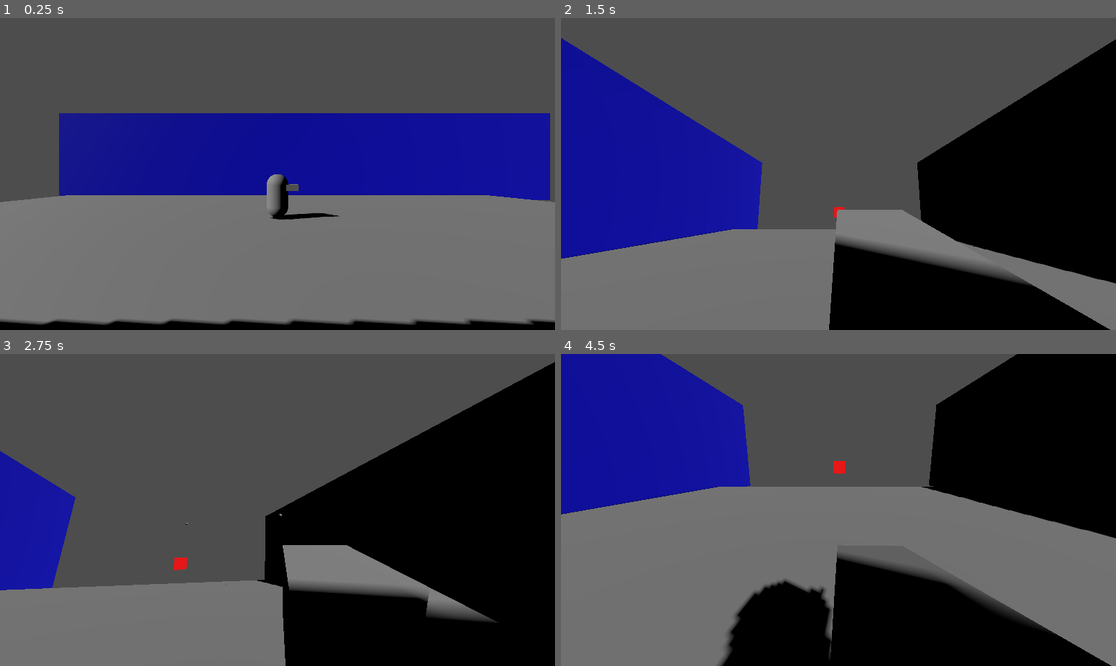
Above: before the commit, frames 1-4 (two rows, left to right).
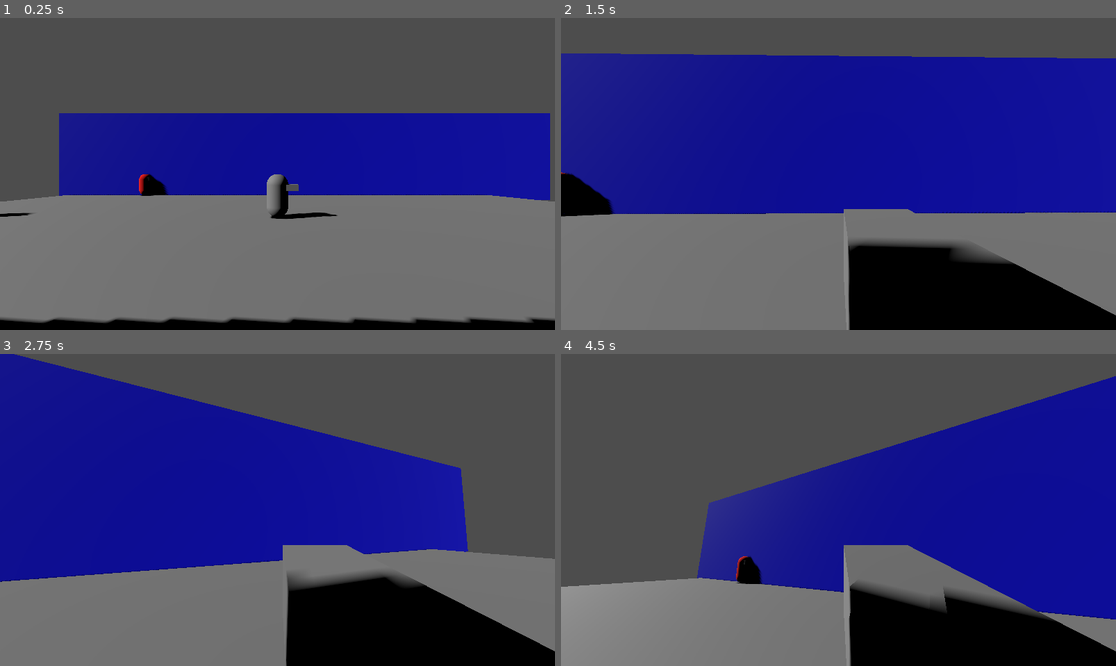
Above: after the commit, the same moments.

Repository: dama33/New-Game-Project
Game: Godot game, scene res://level.tscn
Same seed, same stepped clock (60 frames per second), same inputs: the game is played once before the commit and once after it.
Inputs (mouse positions are in pixels of both pictures, inside the frame that each line leads up to):
- Up to frame 1 (0.25 s): no input
- Up to frame 2 (1.5 s): tap Enter at 0.5 s; move the mouse to (960, 158) at 0.52 s; hold D (right) 0.53-1.28 s; right-click (960, 158) at 0.6 s; tap Space (jump) at 0.77, 1.07 s; tap Ctrl (change_side_view) at 0.8, 1.35 s; move the mouse to (810, 174) at 1.27 s; hold A (left) from 1.28 s (still down)
- Up to frame 3 (2.75 s): tap Space (jump) at 1.52, 1.82, 2.3 s; click (249, 510) at 1.55 s; move the mouse to (288, 503) at 2.02 s; release A (left) at 2.03 s; hold D (right) from 2.03 s (still down); click (288, 503) at 2.1 s
- Up to frame 4 (4.5 s): tap Space (jump) at 2.75, 2.85, 3.02, 3.32, 3.77, 4.07 s; move the mouse to (832, 516) at 2.77 s; right-click (832, 516) at 3.05 s; move the mouse to (1005, 556) at 3.52 s; release D (right) at 3.53 s; hold A (left) from 3.53 s (still down); right-click (1005, 556) at 3.6 s; tap Ctrl (change_side_view) at 3.8, 4.35 s; move the mouse to (794, 506) at 4.27 s

The runs differ from the first frame. In frame 1, 1.7% of the frame differs, in the area x 0-100%, y 49-99%; in frame 2, 51%; in frame 3, 57%; in frame 4, 69%, in the area x 0-100%, y 0-100%.

Commit message:
created enemies and changed the collision layers

Diff:
--- a/block.tscn
+++ b/block.tscn
@@ -22,6 +22,8 @@
 [node name="HealthComponent" parent="." instance=ExtResource("2_mk58r")]
 
 [node name="HurtboxComponent" parent="." node_paths=PackedStringArray("health_component") instance=ExtResource("3_e2bb5")]
+collision_layer = 0
+collision_mask = 4
 health_component = NodePath("../HealthComponent")
 
 [node name="Hurtbox" type="CollisionShape3D" parent="HurtboxComponent"]
--- a/bullet.tscn
+++ b/bullet.tscn
@@ -8,6 +8,8 @@
 radius = 0.211089
 
 [node name="Bullet" type="Area3D"]
+collision_layer = 0
+collision_mask = 0
 script = ExtResource("1_v7oki")
 
 [node name="MeshInstance3D" type="MeshInstance3D" parent="."]
--- a/button.tscn
+++ b/button.tscn
@@ -24,6 +24,8 @@
 
 [node name="HurtboxComponent" type="Area3D" parent="."]
 transform = Transform3D(-4.37114e-08, -1, 0, 1, -4.37114e-08, 0, 0, 0, 1, 0.438036, 0, 0)
+collision_layer = 0
+collision_mask = 4
 script = ExtResource("1_r04n3")
 
 [node name="CollisionShape3D" type="CollisionShape3D" parent="HurtboxComponent"]
--- /dev/null
+++ b/components/shooting_component.gd
@@ -0,0 +1,14 @@
+extends Marker3D
+class_name ShootingComponent
+
+var bullet: Bullet
+
+func shoot(is_player:bool):
+	bullet = Global.bullet_scene.instantiate()
+	if(is_player):
+		bullet.set_collision_layer_value(3, true)
+	else:
+		bullet.set_collision_layer_value(2, true)
+	bullet.position = global_position
+	bullet.transform.basis = global_transform.basis
+	get_tree().root.add_child(bullet)
--- a/shooting_component.tscn
+++ b/components/shooting_component.tscn
@@ -1,6 +1,6 @@
 [gd_scene load_steps=2 format=3 uid="uid://dxt17lyntbm02"]
 
-[ext_resource type="Script" uid="uid://cfp7mqofhq2bo" path="res://shooting_component.gd" id="1_purqo"]
+[ext_resource type="Script" uid="uid://cfp7mqofhq2bo" path="res://components/shooting_component.gd" id="1_purqo"]
 
 [node name="ShootingComponent" type="Marker3D"]
 script = ExtResource("1_purqo")
--- a/enemy.gd
+++ b/enemy.gd
@@ -1,7 +1,57 @@
 extends CharacterBody3D
 
+var aggro_target: Node
+var shot_count: int
+var state: State
+@export var health: int
+@export var shooting_component: ShootingComponent
+@export var hurtbox_component: HurtboxComponent
+@export var ammo: int
+@export var shot_time: float
+@export var reload_time: float
+
+enum State {
+	IDLE,
+	RELOADING,
+	SHOOTING
+}
+
 func _ready() -> void:
-	print()
+	aggro_target = null
+	shot_count = 0
+	state = State.IDLE
+	%ReloadTimer.wait_time = reload_time
+	%ShotTimer.wait_time = shot_time
+
 
 func _process(delta: float) -> void:
-	print()
+	if(state == State.RELOADING && %ReloadTimer.is_stopped()):
+		%ReloadTimer.start()
+	if aggro_target != null:
+		$Node3D.look_at(aggro_target.global_position)
+		if(state != State.RELOADING && %ShotTimer.is_stopped()):
+			print("shot count:" , shot_count)
+			shooting_component.shoot(false)
+			%ShotTimer.start()
+
+func _on_aggro_range_area_entered(area: Area3D) -> void:
+	if area != hurtbox_component && area.collision_layer==1:
+		aggro_target = area
+		state = State.SHOOTING
+
+func _on_aggro_range_area_shape_exited(area_rid: RID, area: Area3D, area_shape_index: int, local_shape_index: int) -> void:
+	aggro_target = null
+	shot_count = 0
+	state = State.IDLE
+
+
+func _on_reload_timer_timeout() -> void:
+	shot_count = 0
+	state = State.SHOOTING
+
+
+func _on_shot_timer_timeout() -> void:
+	if(shot_count >= ammo):
+		state = State.RELOADING
+	else:
+		shot_count+=1
--- a/enemy.tscn
+++ b/enemy.tscn
@@ -1,11 +1,13 @@
-[gd_scene load_steps=9 format=3 uid="uid://c3q3v5r6nduqo"]
+[gd_scene load_steps=12 format=3 uid="uid://c3q3v5r6nduqo"]
 
 [ext_resource type="Script" uid="uid://dtqjoscamhgfv" path="res://components/health_component.gd" id="1_4gyqm"]
 [ext_resource type="Script" uid="uid://ojvdo3w35xgf" path="res://enemy.gd" id="1_iifgy"]
-[ext_resource type="Script" uid="uid://2r3m2jbolk7a" path="res://components/hurtbox_component.gd" id="2_qi2p4"]
-[ext_resource type="Script" uid="uid://cfp7mqofhq2bo" path="res://shooting_component.gd" id="3_qi2p4"]
+[ext_resource type="Script" uid="uid://cfp7mqofhq2bo" path="res://components/shooting_component.gd" id="3_qi2p4"]
+[ext_resource type="PackedScene" uid="uid://d036qgb15y0tm" path="res://components/hurtbox_component.tscn" id="4_iifgy"]
 
 [sub_resource type="CapsuleShape3D" id="CapsuleShape3D_iifgy"]
+
+[sub_resource type="CapsuleShape3D" id="CapsuleShape3D_epg4t"]
 
 [sub_resource type="StandardMaterial3D" id="StandardMaterial3D_epg4t"]
 albedo_color = Color(1, 0, 0, 1)
@@ -13,29 +15,72 @@
 [sub_resource type="CapsuleMesh" id="CapsuleMesh_3yqyl"]
 material = SubResource("StandardMaterial3D_epg4t")
 
-[sub_resource type="CapsuleShape3D" id="CapsuleShape3D_wujgv"]
+[sub_resource type="StandardMaterial3D" id="StandardMaterial3D_iifgy"]
+albedo_color = Color(0, 0, 0, 1)
 
-[node name="Enemy" type="CharacterBody3D"]
+[sub_resource type="BoxMesh" id="BoxMesh_epg4t"]
+material = SubResource("StandardMaterial3D_iifgy")
+
+[sub_resource type="BoxShape3D" id="BoxShape3D_iifgy"]
+size = Vector3(73.0361, 6.7793, 21.8772)
+
+[node name="Enemy" type="CharacterBody3D" node_paths=PackedStringArray("shooting_component", "hurtbox_component")]
 script = ExtResource("1_iifgy")
+health = 10
+shooting_component = NodePath("Node3D/ShootingComponent")
+hurtbox_component = NodePath("HurtboxComponent")
 
 [node name="CollisionShape3D" type="CollisionShape3D" parent="."]
 shape = SubResource("CapsuleShape3D_iifgy")
-
-[node name="MeshInstance3D" type="MeshInstance3D" parent="."]
-mesh = SubResource("CapsuleMesh_3yqyl")
 
 [node name="HealthComponent" type="Node3D" parent="."]
 script = ExtResource("1_4gyqm")
 metadata/_custom_type_script = "uid://dtqjoscamhgfv"
 
-[node name="HurtboxComponent" type="Area3D" parent="." node_paths=PackedStringArray("health_component")]
-script = ExtResource("2_qi2p4")
+[node name="HurtboxComponent" parent="." node_paths=PackedStringArray("health_component") instance=ExtResource("4_iifgy")]
+collision_layer = 0
+collision_mask = 4
 health_component = NodePath("../HealthComponent")
-metadata/_custom_type_script = "uid://2r3m2jbolk7a"
 
-[node name="CollisionShape3D" type="CollisionShape3D" parent="HurtboxComponent"]
-shape = SubResource("CapsuleShape3D_wujgv")
+[node name="CollisionShape3D" parent="HurtboxComponent" index="0"]
+shape = SubResource("CapsuleShape3D_epg4t")
 
-[node name="ShootingComponent" type="Marker3D" parent="."]
+[node name="Node3D" type="Node3D" parent="."]
+
+[node name="MeshInstance3D" type="MeshInstance3D" parent="Node3D"]
+mesh = SubResource("CapsuleMesh_3yqyl")
+skeleton = NodePath("../..")
+
+[node name="ShootingComponent" type="Marker3D" parent="Node3D"]
+transform = Transform3D(1, 0, 0, 0, 1, 0, 0, 0, 1, 0, 0.488852, -0.561637)
 script = ExtResource("3_qi2p4")
 metadata/_custom_type_script = "uid://cfp7mqofhq2bo"
+
+[node name="MeshInstance3D2" type="MeshInstance3D" parent="Node3D"]
+transform = Transform3D(0.605, 0, 0, 0, 0.335, 0, 0, 0, 0.605, 0, 0.536015, -0.254073)
+mesh = SubResource("BoxMesh_epg4t")
+skeleton = NodePath("../..")
+
+[node name="ReloadTimer" type="Timer" parent="Node3D"]
+unique_name_in_owner = true
+wait_time = 4.0
+one_shot = true
+
+[node name="ShotTimer" type="Timer" parent="Node3D"]
+unique_name_in_owner = true
+wait_time = 0.05
+one_shot = true
+
+[node name="AggroRange" type="Area3D" parent="."]
+collision_layer = 0
+
+[node name="CollisionShape3D" type="CollisionShape3D" parent="AggroRange"]
+transform = Transform3D(1, 0, 0, 0, 1, 0, 0, 0, 1, 0.740921, 2.88965, -0.0845299)
+shape = SubResource("BoxShape3D_iifgy")
+
+[connection signal="timeout" from="Node3D/ReloadTimer" to="." method="_on_reload_timer_timeout"]
+[connection signal="timeout" from="Node3D/ShotTimer" to="." method="_on_shot_timer_timeout"]
+[connection signal="area_entered" from="AggroRange" to="." method="_on_aggro_range_area_entered"]
+[connection signal="area_shape_exited" from="AggroRange" to="." method="_on_aggro_range_area_shape_exited"]
+
+[editable path="HurtboxComponent"]
--- a/global.gd
+++ b/global.gd
@@ -1,2 +1,2 @@
 extends Node
-var bulletScene = preload("res://bullet.tscn")
+var bullet_scene = preload("res://bullet.tscn")
--- a/level.tscn
+++ b/level.tscn
@@ -1,9 +1,10 @@
-[gd_scene load_steps=9 format=3 uid="uid://bkldbtyq531v2"]
+[gd_scene load_steps=10 format=3 uid="uid://bkldbtyq531v2"]
 
 [ext_resource type="PackedScene" uid="uid://dnsvq2ljshwsf" path="res://player.tscn" id="1_u52ul"]
 [ext_resource type="PackedScene" uid="uid://7bumajleonjm" path="res://block.tscn" id="2_vonw3"]
 [ext_resource type="PackedScene" uid="uid://wjscx7l25mq2" path="res://button.tscn" id="3_f2txt"]
 [ext_resource type="PackedScene" uid="uid://dxqa3ofydqkqi" path="res://door.tscn" id="4_1ainy"]
+[ext_resource type="PackedScene" uid="uid://c3q3v5r6nduqo" path="res://enemy.tscn" id="5_f2txt"]
 
 [sub_resource type="BoxMesh" id="BoxMesh_vonw3"]
 size = Vector3(30, 2, 60)
@@ -55,4 +56,20 @@
 [node name="Door" parent="FrontWall" instance=ExtResource("4_1ainy")]
 transform = Transform3D(-8.74228e-08, 0, 2, 0, 2, 0, -2, 0, -8.74228e-08, -0.588095, -2.66196, -16.0562)
 
+[node name="Enemy" parent="." instance=ExtResource("5_f2txt")]
+transform = Transform3D(1, 0, 0, 0, 1, 0, 0, 0, 1, -9.67362, 0.981764, 12.3853)
+ammo = 20
+shot_time = 0.05
+reload_time = 4.0
+
+[node name="Enemy2" parent="." instance=ExtResource("5_f2txt")]
+transform = Transform3D(1, 0, 0, 0, 1, 0, 0, 0, 1, 0, 0.901309, 14.7875)
+health = 5
+ammo = 5
+shot_time = 0.5
+reload_time = 0.5
+
 [connection signal="button_activated" from="FrontWall/Button" to="FrontWall/Door" method="_on_button_button_activated"]
+
+[editable path="Enemy2"]
+[editable path="Enemy2/HurtboxComponent"]
--- a/player.gd
+++ b/player.gd
@@ -1,12 +1,11 @@
 extends CharacterBody3D
-@export var speed = 400
+var speed = 400
 @export var first_person_camera:Camera3D
 @export var level_camera:Camera3D
 @export var mouse_sensitivity = .005
 @export var pivot:Node3D
 @export var shooting_component: ShootingComponent
 
-var is_first_person:bool
 var is_foreground_view:bool
 var inputDirection = Vector3.ZERO
 var mouse_pos
@@ -14,11 +13,20 @@
 var final_rotation_y:float
 var camera_position
 var camera_rotation
+var gravity = -20
+var jump_velocity = 10
+var result
+var state: State
+
+enum State {
+	FIRST_PERSON,
+	THIRD_PERSON
+}
 
 func _ready() -> void:
 	level_camera.current = true
-	is_first_person = false
 	is_foreground_view = false
+	state = State.THIRD_PERSON
 	final_position_x = %LevelCamera.position.x
 	final_rotation_y = %LevelCamera.rotation.y
 	camera_position = %LevelCamera.position
@@ -26,51 +34,65 @@
 	Input.mouse_mode = Input.MOUSE_MODE_VISIBLE
 
 func _physics_process(delta: float) -> void:
-	if is_first_person:
+	if state == State.FIRST_PERSON:
 		inputDirection.z = 0
 	velocity.z = inputDirection.z * speed * delta
+	#this has to be fixed
+	if position.x < 0 || position.x > 0:
+		position.x = 0
+
+	if !is_on_floor():
+		velocity.y += gravity*delta
+	elif state == State.THIRD_PERSON && Input.is_action_just_pressed("jump"):
+		velocity.y = jump_velocity
 	move_and_slide()
 
 func _process(_delta: float) -> void:
 	if Input.is_action_just_pressed("shoot"):
-		shooting_component.shoot()
+		shooting_component.shoot(true)
 
 	if Input.is_action_just_pressed("change_camera"):
-		if is_first_person:
+		if state == State.FIRST_PERSON:
 			Input.mouse_mode = Input.MOUSE_MODE_VISIBLE
 			level_camera.current = true
-			is_first_person = false;
+			state = State.THIRD_PERSON
 			rotation = Vector3.ZERO
 			pivot.rotation = Vector3.ZERO
 			#needs work, needs to update to previous looked direction
 			Input.warp_mouse(mouse_pos)
 		else:
-			is_first_person = true
+			state = State.FIRST_PERSON
 			#This is causing the issue with the jarring camera start
-			rotation = pivot.rotation
 			pivot.rotation = Vector3.ZERO
 			mouse_pos = get_viewport().get_mouse_position()
+			look_at(Vector3(0,position.y,result.position.z))
+			pivot.look_at(Vector3(0,result.position.y,result.position.z),Vector3.UP)
+
 			Input.mouse_mode = Input.MOUSE_MODE_CAPTURED
+			first_person_camera.current = true
 	if Input.is_action_just_pressed("change_side_view"):
-		if !is_first_person:
+		if state == State.THIRD_PERSON:
 			is_foreground_view = !is_foreground_view
-			final_position_x *= -1
-			final_rotation_y *= -1
-	if is_first_person:
-		if abs(%LevelCamera.position.x-%FirstPersonCamera.position.x) > 0.001 && abs(%LevelCamera.rotation.y-%FirstPersonCamera.rotation.y) > 0.001:
-			%LevelCamera.global_position = %LevelCamera.global_position.lerp(%FirstPersonCamera.global_position,.1)
-			%LevelCamera.rotation = %LevelCamera.rotation.lerp(%FirstPersonCamera.rotation,.1)
-		else:
-			first_person_camera.current = true
-	else:
-		if abs(float(final_position_x-%LevelCamera.position.x)) > 0.001 && abs(float(final_rotation_y-%LevelCamera.rotation.y)) > 0.001:
-			%LevelCamera.position.x = lerp(%LevelCamera.position.x,final_position_x,.1)
-			#TODO remove this, try to work with vector lerping
-			%LevelCamera.position.y = lerp(%LevelCamera.position.y,camera_position.y,.1)
-			%LevelCamera.rotation.y = lerp(%LevelCamera.rotation.y,final_rotation_y,.1)
+			%CameraPosition.position.x *= -1
+			%CameraPosition.rotation.y *= -1
+	#Swooshing camera remnants
+	#if is_first_person:
+		#if abs(%LevelCamera.position.x-%FirstPersonCamera.position.x) > 0.001 && abs(%LevelCamera.rotation.y-%FirstPersonCamera.rotation.y) > 0.001:
+			#%LevelCamera.global_position = %LevelCamera.global_position.lerp(%FirstPersonCamera.global_position,.1)
+			#%LevelCamera.rotation = %LevelCamera.rotation.lerp(%FirstPersonCamera.rotation,.1)
+		#else:
+			#first_person_camera.current = true
+	#else:
+		#if abs(float(final_position_x-%LevelCamera.position.x)) > 0.001 && abs(float(final_rotation_y-%LevelCamera.rotation.y)) > 0.001:
+			#%LevelCamera.position.x = lerp(%LevelCamera.position.x,final_position_x,.1)
+			##TODO remove this, try to work with vector lerping
+			#%LevelCamera.position.y = lerp(%LevelCamera.position.y,camera_position.y,.1)
+			#%LevelCamera.rotation.y = lerp(%LevelCamera.rotation.y,final_rotation_y,.1)
 
 func _input(event: InputEvent) -> void:
-	if is_first_person && first_person_camera.current:
+	#Remnant from when we had swooshing camera
+	#if !((is_first_person && !first_person_camera.current) || (!is_first_person && first_person_camera.current)):
+	if state == State.FIRST_PERSON && first_person_camera.current:
 		if event is InputEventMouseMotion:
 			rotate_y(-event.relative.x * mouse_sensitivity)
 			pivot.rotate_x(-event.relative.y * mouse_sensitivity)
@@ -83,7 +105,7 @@
 			var end = origin + %LevelCamera.project_ray_normal(mousepos) * 1000
 			var query = PhysicsRayQueryParameters3D.create(origin, end)
 			query.collide_with_areas = true
-			var result = space_state.intersect_ray(query)
+			result = space_state.intersect_ray(query)
 			if(result.size()!=0):
 				pivot.look_at(Vector3(0,result.position.y,result.position.z), Vector3.UP)
 
--- a/player.tscn
+++ b/player.tscn
@@ -1,9 +1,9 @@
-[gd_scene load_steps=7 format=3 uid="uid://dnsvq2ljshwsf"]
+[gd_scene load_steps=10 format=3 uid="uid://dnsvq2ljshwsf"]
 
 [ext_resource type="Script" uid="uid://cuw7tkspsy1fd" path="res://player.gd" id="1_4flbx"]
-[ext_resource type="Script" uid="uid://cfp7mqofhq2bo" path="res://shooting_component.gd" id="2_onrkg"]
-
-[sub_resource type="CapsuleShape3D" id="CapsuleShape3D_sh265"]
+[ext_resource type="Script" uid="uid://cfp7mqofhq2bo" path="res://components/shooting_component.gd" id="2_onrkg"]
+[ext_resource type="PackedScene" uid="uid://d036qgb15y0tm" path="res://components/hurtbox_component.tscn" id="3_hqtel"]
+[ext_resource type="Script" uid="uid://dtqjoscamhgfv" path="res://components/health_component.gd" id="4_hqtel"]
 
 [sub_resource type="WorldBoundaryShape3D" id="WorldBoundaryShape3D_4flbx"]
 
@@ -12,40 +12,43 @@
 [sub_resource type="BoxMesh" id="BoxMesh_4flbx"]
 size = Vector3(0.3, 0.3, 0.9)
 
+[sub_resource type="CapsuleShape3D" id="CapsuleShape3D_sh265"]
+
+[sub_resource type="CapsuleShape3D" id="CapsuleShape3D_sweqy"]
+
 [node name="Player" type="CharacterBody3D" node_paths=PackedStringArray("first_person_camera", "level_camera", "pivot", "shooting_component")]
 script = ExtResource("1_4flbx")
-first_person_camera = NodePath("Pivot/FirstPersonCamera")
-level_camera = NodePath("LevelCamera")
+first_person_camera = NodePath("Pivot/Arm/FirstPersonCamera")
+level_camera = NodePath("CameraPosition/LevelCamera")
 pivot = NodePath("Pivot")
 shooting_component = NodePath("Pivot/Arm/ShootingComponent")
 
-[node name="CollisionShape3D" type="CollisionShape3D" parent="."]
-shape = SubResource("CapsuleShape3D_sh265")
-
-[node name="LevelCamera" type="Camera3D" parent="."]
+[node name="CameraPosition" type="Node3D" parent="."]
 unique_name_in_owner = true
 transform = Transform3D(-4.37114e-08, 0, 1, 0, 1, 0, -1, 0, -4.37114e-08, 9.412, 1, 0)
+
+[node name="LevelCamera" type="Camera3D" parent="CameraPosition"]
+unique_name_in_owner = true
 current = true
 
-[node name="AimableAreaBackground" type="Area3D" parent="LevelCamera"]
+[node name="AimableAreaBackground" type="Area3D" parent="CameraPosition/LevelCamera"]
 transform = Transform3D(-4.37114e-08, 0, -1, 0, 1, 0, 1, 0, -4.37114e-08, 4.11412e-07, -1, -9.412)
 collision_layer = 32768
 collision_mask = 32768
 
-[node name="WorldBoundaryShape3D" type="CollisionShape3D" parent="LevelCamera/AimableAreaBackground"]
+[node name="WorldBoundaryShape3D" type="CollisionShape3D" parent="CameraPosition/LevelCamera/AimableAreaBackground"]
 transform = Transform3D(-4.37114e-08, 1, 0, -1, -4.37114e-08, 0, 0, 0, 1, 0, 0, 0)
 shape = SubResource("WorldBoundaryShape3D_4flbx")
 
-[node name="MeshInstance3D" type="MeshInstance3D" parent="."]
+[node name="Mesh" type="MeshInstance3D" parent="."]
 mesh = SubResource("CapsuleMesh_sh265")
 
 [node name="Pivot" type="Node3D" parent="."]
+unique_name_in_owner = true
 transform = Transform3D(1, 0, 0, 0, 1, 0, 0, 0, 1, 0, 0.689272, 0)
 
-[node name="FirstPersonCamera" type="Camera3D" parent="Pivot"]
+[node name="Arm" type="Node3D" parent="Pivot"]
 unique_name_in_owner = true
-
-[node name="Arm" type="Node3D" parent="Pivot"]
 transform = Transform3D(1, 0, 0, 0, 1, 0, 0, 0, 1, 0.174, -0.315, 0)
 
 [node name="MeshInstance3D" type="MeshInstance3D" parent="Pivot/Arm"]
@@ -56,3 +59,24 @@
 [node name="ShootingComponent" type="Marker3D" parent="Pivot/Arm"]
 script = ExtResource("2_onrkg")
 metadata/_custom_type_script = "uid://cfp7mqofhq2bo"
+
+[node name="FirstPersonCamera" type="Camera3D" parent="Pivot/Arm"]
+unique_name_in_owner = true
+transform = Transform3D(1, 0, 0, 0, 1, 0, 0, 0, 1, -0.174, 0.315, 0)
+
+[node name="CollisionShape3D" type="CollisionShape3D" parent="."]
+shape = SubResource("CapsuleShape3D_sh265")
+
+[node name="HurtboxComponent" parent="." node_paths=PackedStringArray("health_component") instance=ExtResource("3_hqtel")]
+collision_mask = 2
+health_component = NodePath("../HealthComponent")
+
+[node name="CollisionShape3D" parent="HurtboxComponent" index="0"]
+shape = SubResource("CapsuleShape3D_sweqy")
+
+[node name="HealthComponent" type="Node3D" parent="."]
+script = ExtResource("4_hqtel")
+MAX_HEALTH = 10
+metadata/_custom_type_script = "uid://dtqjoscamhgfv"
+
+[editable path="HurtboxComponent"]
--- a/project.godot
+++ b/project.godot
@@ -58,5 +58,7 @@
 
 [layer_names]
 
-3d_physics/layer_1="Hurtbox?"
+3d_physics/layer_1="Player Body"
+3d_physics/layer_2="Bullet"
+3d_physics/layer_3="Enemy Hurtbox"
 3d_physics/layer_16="Mouse Collision"
--- a/shooting_component.gd
+++ /dev/null
@@ -1,8 +0,0 @@
-extends Marker3D
-class_name ShootingComponent
-
-func shoot():
-	var bullet = Global.bulletScene.instantiate()
-	bullet.position = global_position
-	bullet.transform.basis = global_transform.basis
-	get_tree().root.add_child(bullet)
Renamed: shooting_component.gd.uid -> components/shooting_component.gd.uid
Not shown, changed: docs/todo.txt
